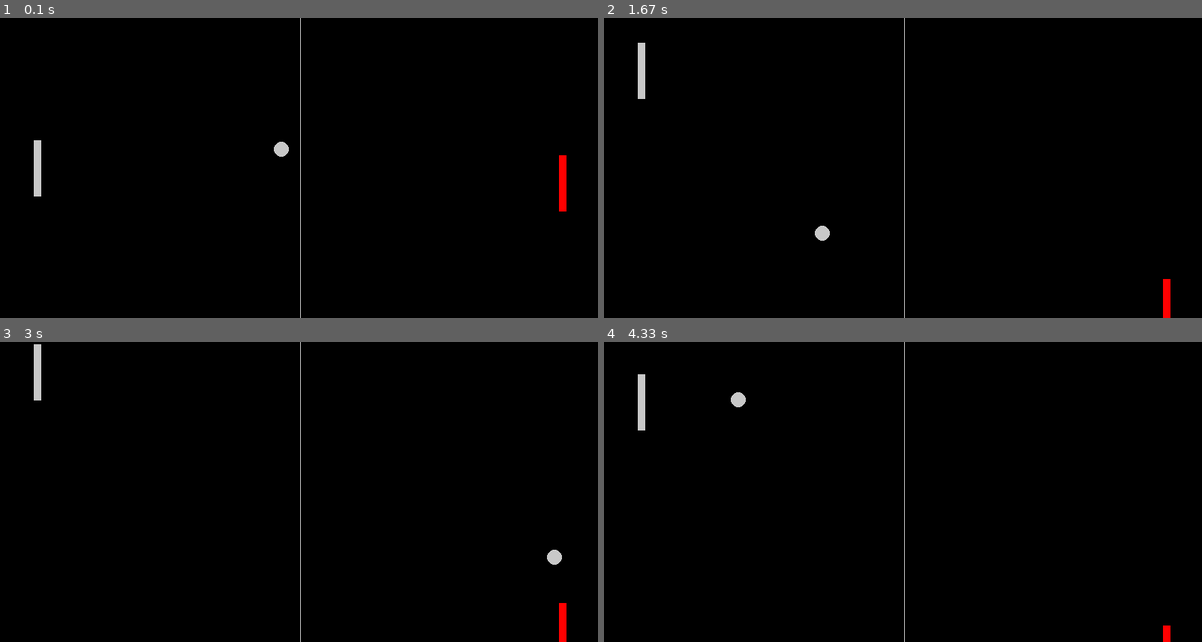
Above: before the commit, frames 1-4 (two rows, left to right).
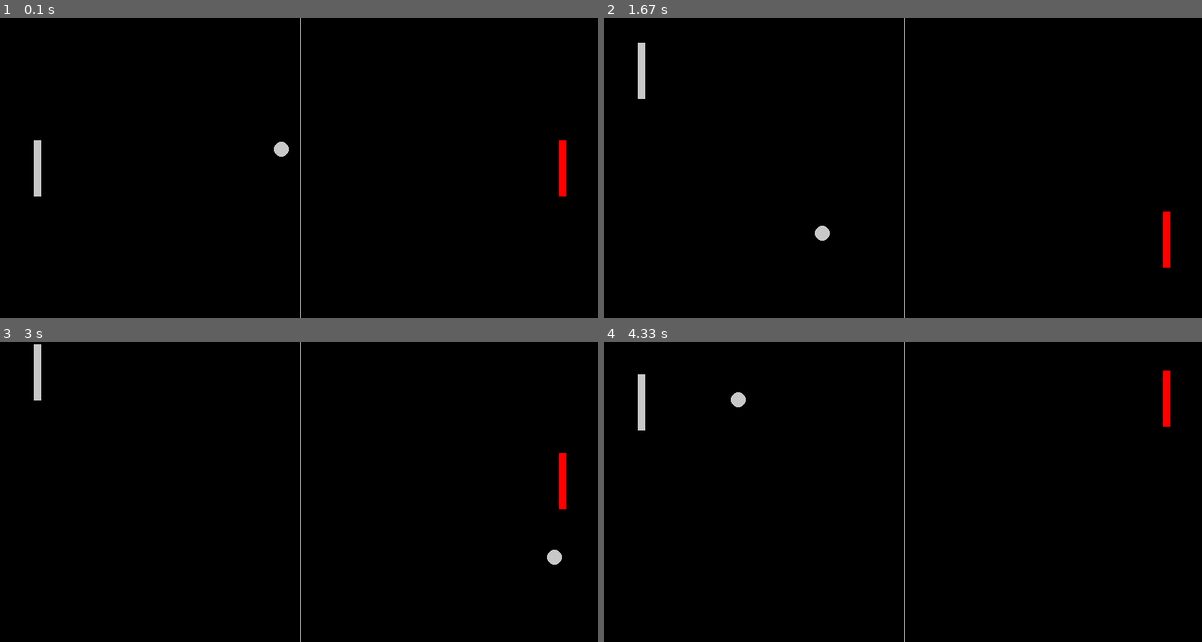
Above: after the commit, the same moments.

Repository: LifeofSwervo/Games
Game: pygame game, started from Pong/main.py
Two runs of this game, one before a commit and one after it. Both use one fixed random seed, a clock stepped at 60 frames per second and the inputs below.
Inputs:
- Up to frame 1 (0.1 s): no input
- Up to frame 2 (1.67 s): hold Up 0.33-0.8 s; hold Down 0.83-1.13 s; hold Up 1.17-1.53 s; hold Down from 1.57 s (still down)
- Up to frame 3 (3 s): release Down at 1.93 s; hold Up 1.97-2.27 s; hold Down 2.3-2.6 s; hold Up from 2.63 s (still down)
- Up to frame 4 (4.33 s): release Up at 3 s; hold Down 3.03-3.4 s; hold Up 3.43-3.73 s; hold Down 3.77-4.07 s; hold Up from 4.1 s (still down)

The runs differ from the first frame. In frame 1, 0.1% of the frame differs, in the area x 93-95%, y 40-65%; in frame 2, 0.4%, in the area x 93-95%, y 64-100%; in frame 3, 0.4%; in frame 4, 0.3%.

Commit message:
Enemy A.I.

Diff:
--- a/Pong/level.py
+++ b/Pong/level.py
@@ -53,11 +53,22 @@
                 self.ballSpeed_x *= -1
 
     def enemyAI(self):
-        enemySpeed = 5
+        enemySpeed = 5 # Speed of Enemy
 
         for enemySprites in self.enemy.sprites():
+            # Setting enemy to follow ball if ball is below enemy.
             if enemySprites.rect.top < self.ballSprite.rect.y:
-                enemySprites.rect.y += enemySpeed
+                enemySprites.rect.top += enemySpeed
+            # Setting enemy to follow ball if ball is above enemy.
+            if enemySprites.rect.bottom > self.ballSprite.rect.y:
+                enemySprites.rect.bottom -= enemySpeed
+            # Stop enemy from passing top of screen border.
+            if enemySprites.rect.top <= 0:
+                enemySprites.rect.top = 0
+            # Stop enemy from passing bottom of screen border.
+            if enemySprites.rect.bottom >= height:
+                enemySprites.rect.bottom = height
+
 
 
 
@@ -66,13 +77,6 @@
         self.enemy = pg.sprite.Group()
         self.ball = pg.sprite.Group()
         self.line = pg.sprite.Group()
-
-        #Sprites
-        #playerSprite = Player(height)
-        #self.player.add(playerSprite)
-
-        #enemySprite = Enemy()
-        #self.enemy.add(enemySprite)
 
     def run(self):
         self.player.update()
